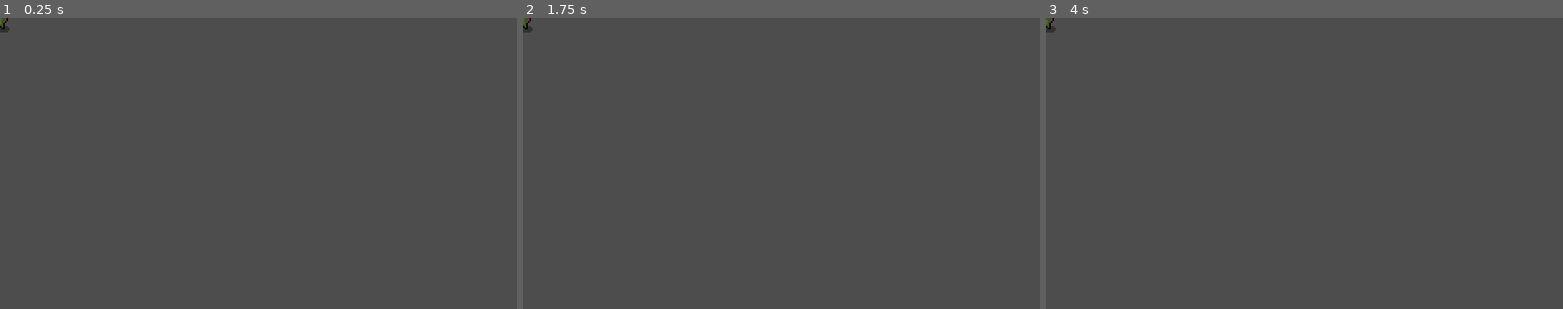
Above: before the commit, frames 1-3 (left to right).
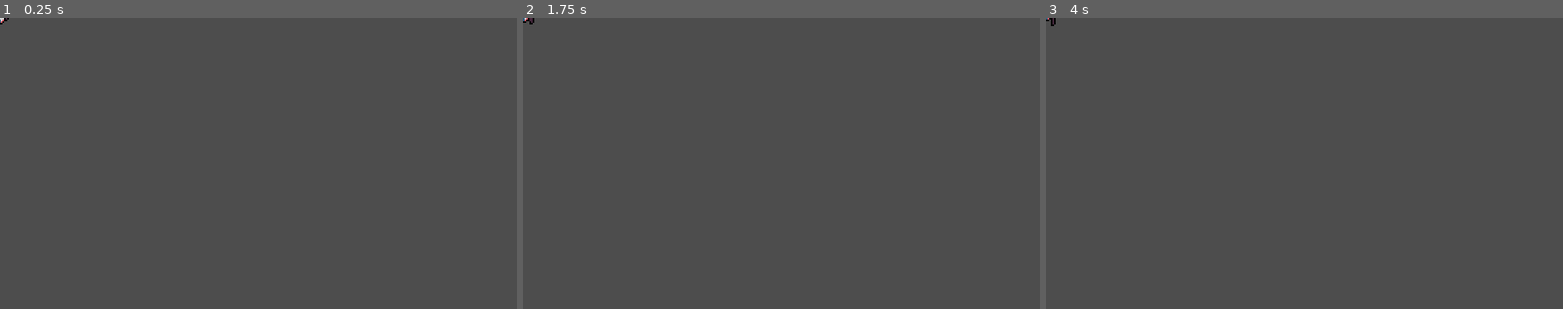
Above: after the commit, the same moments.

Repository: bonsaipropaganda/pass-the-game-jam-2024
Game: Godot game, scene res://entities/enemies/enemy_bat.tscn
Two runs of this game, one before a commit and one after it. Both use one fixed random seed, a clock stepped at 60 frames per second and the inputs below. This scene is started directly instead of the project's main scene.
Inputs (mouse positions are in pixels of both pictures, inside the frame that each line leads up to):
- Up to frame 1 (0.25 s): no input
- Up to frame 2 (1.75 s): tap Enter at 0.5 s; move the mouse to (895, 148) at 0.52 s; tap 1 at 0.6 s; click (895, 148) at 0.67 s; drag from (678, 178) to (755, 221) at 1.27 s
- Up to frame 3 (4 s): move the mouse to (1356, 99) at 2.02 s; tap 0 at 2.1 s; click (1356, 99) at 2.17 s; drag from (1278, 221) to (1149, 119) at 2.77 s; tap Space at 3.5 s; move the mouse to (1459, 207) at 3.52 s; tap 9 at 3.6 s; click (1459, 207) at 3.67 s

The runs differ from the first frame. In frame 1, less than 0.1% of the frame differs, in the area x 0-2%, y 0-5%; in frame 2, less than 0.1%, in the area x 0-3%, y 0-5%; in frame 3, less than 0.1%.

Commit message:
added the enemy types in that were already there
I wasted most of my time on managing to find the relevant code and avoiding the stuff that's there for the experimental alternative mode -.-

Diff:
--- a/entities/enemies/base_enemy.tscn
+++ b/entities/enemies/base_enemy.tscn
@@ -1,6 +1,6 @@
 [gd_scene load_steps=12 format=3 uid="uid://b3kdipdfm3vmp"]
 
-[ext_resource type="Script" path="res://entities/enemies/enemy_bat.gd" id="1_aucsa"]
+[ext_resource type="Script" path="res://entities/enemies/base_enemy.gd" id="1_q2u70"]
 [ext_resource type="Texture2D" uid="uid://i184xxddbxoh" path="res://gfx/entities/grid entities/full spritesheet.png" id="2_m565o"]
 [ext_resource type="AudioStream" uid="uid://dud3v88jnkjdn" path="res://sfx/footsteps/footsteps_stream.tres" id="3_ew3uc"]
 [ext_resource type="PackedScene" uid="uid://dqgd3b181co1l" path="res://entities/enemies/health_bar.tscn" id="3_k7maa"]
@@ -155,9 +155,8 @@
 "take_damage": SubResource("Animation_b5tuu")
 }
 
-[node name="BaseEnemy" type="Node2D" node_paths=PackedStringArray("health_bar")]
-script = ExtResource("1_aucsa")
-health_bar = NodePath("Sprite2D/Health Bar")
+[node name="BaseEnemy" type="Node2D"]
+script = ExtResource("1_q2u70")
 
 [node name="Hurtbox" type="Area2D" parent="." groups=["enemy_area"]]
 collision_layer = 2
--- a/entities/enemies/enemy_bat.tscn
+++ b/entities/enemies/enemy_bat.tscn
@@ -25,7 +25,7 @@
 
 [sub_resource type="Animation" id="Animation_bhmi2"]
 resource_name = "Idle"
-length = 0.8
+length = 0.6
 loop_mode = 1
 tracks/0/type = "value"
 tracks/0/imported = false
@@ -34,10 +34,10 @@
 tracks/0/interp = 1
 tracks/0/loop_wrap = true
 tracks/0/keys = {
-"times": PackedFloat32Array(0, 0.166667, 0.333333, 0.5, 0.666667),
-"transitions": PackedFloat32Array(1, 1, 1, 1, 1),
+"times": PackedFloat32Array(0, 0.166667, 0.333333, 0.5),
+"transitions": PackedFloat32Array(1, 1, 1, 1),
 "update": 1,
-"values": [0, 1, 2, 4, 5]
+"values": [0, 1, 2, 3]
 }
 
 [sub_resource type="Animation" id="Animation_w64a8"]
@@ -172,15 +172,11 @@
 texture = ExtResource("2_kdq2q")
 centered = false
 flip_h = true
-hframes = 6
+hframes = 4
 region_enabled = true
-region_rect = Rect2(-0.00566101, 14.9272, 96.0222, 16.9818)
+region_rect = Rect2(0.0133095, 0.112267, 64.9855, 15.11)
 
 [node name="Health Bar" parent="Sprite2D" node_paths=PackedStringArray("collision_shape") instance=ExtResource("3_j3uri")]
-offset_left = 25.0
-offset_top = 47.0
-offset_right = 25.0
-offset_bottom = 47.0
 collision_shape = NodePath("../../Hurtbox/CollisionShape2D")
 
 [node name="AnimationPlayer" type="AnimationPlayer" parent="."]
--- a/entities/enemies/enemy_slime.tscn
+++ b/entities/enemies/enemy_slime.tscn
@@ -174,7 +174,7 @@
 flip_h = true
 hframes = 6
 region_enabled = true
-region_rect = Rect2(-0.00566101, 14.9272, 96.0222, 16.9818)
+region_rect = Rect2(0.0951157, 48.7353, 95.9427, 15.1101)
 
 [node name="Health Bar" parent="Sprite2D" node_paths=PackedStringArray("collision_shape") instance=ExtResource("3_ogmkw")]
 collision_shape = NodePath("../../Hurtbox/CollisionShape2D")
--- a/rooms/castle_money_generator.gd
+++ b/rooms/castle_money_generator.gd
@@ -101,9 +101,12 @@
 	result.scenes[Global.rand_point_in_rect(start_room)] = preload("res://entities/Player/player.tscn").instantiate()
 	result.scenes[Global.rand_point_in_rect(treasure_room)] = preload("res://entities/grid entities/chest.tscn").instantiate()
 
+	var enemy_count = 1
 	for i in fight_rooms:
-		for j in 3:
+		for j in enemy_count:
 			result.scenes[Global.rand_point_in_rect(i)] = preload("res://entities/enemies/enemy_goblin.tscn").instantiate()
+			result.scenes[Global.rand_point_in_rect(i)] = preload("res://entities/enemies/enemy_slime.tscn").instantiate()
+			result.scenes[Global.rand_point_in_rect(i)] = preload("res://entities/enemies/enemy_bat.tscn").instantiate()
 
 	var door_pos: Vector2i = Global.rand_point_in_rect(exit_room)
 	while result.tiles[door_pos.x + door_pos.y * dim.x] == 1 or result.tiles[door_pos.x + door_pos.y * dim.x] == 2:
